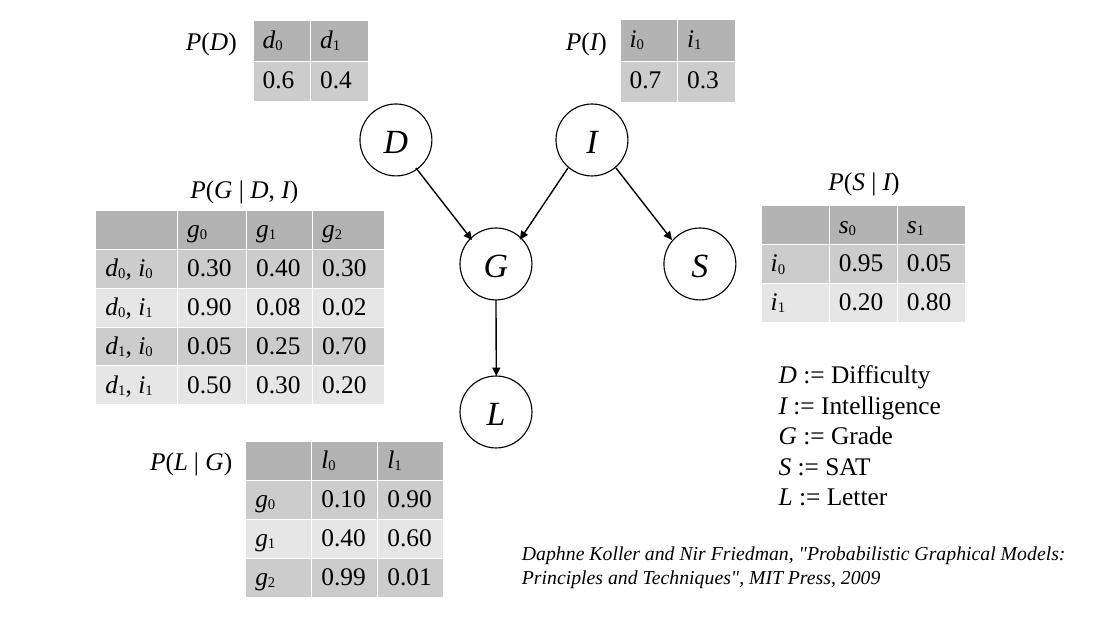
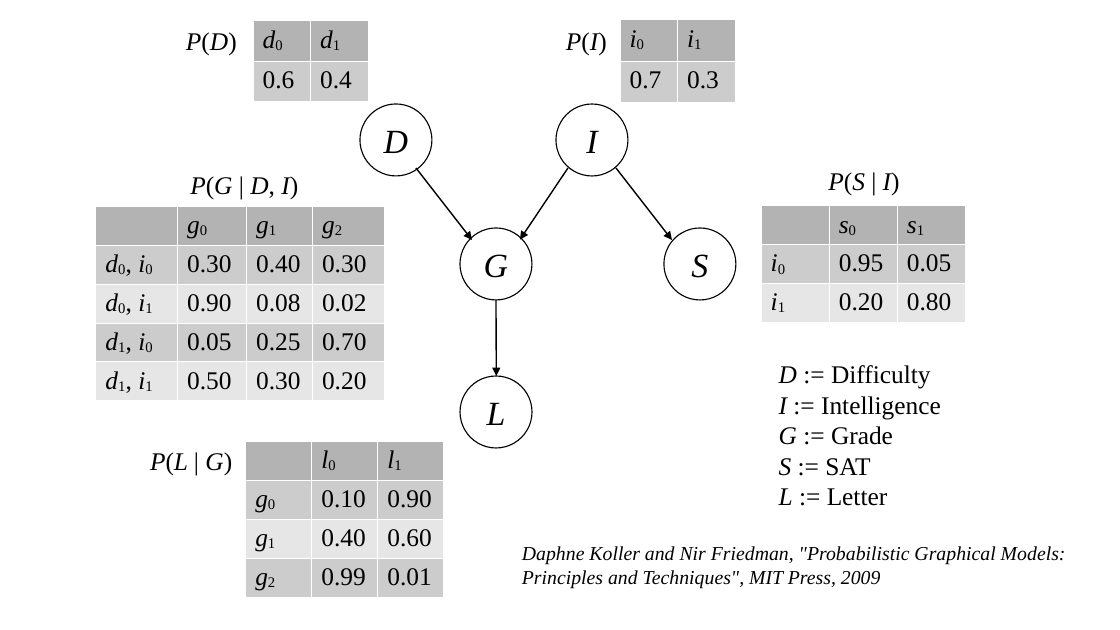
Before and after one commit to ax-va/Project-BayesianPy, a slide deck: slide 2 of models/factor_graphs/student.odp. Drawn at 1120x630 pixels with LibreOffice and Linux fonts; fonts in the diff are those of the drawing. Boxes give left, top, right and bottom in pixels: in the first picture for what was removed or moved away, otherwise in the second. Text is boxed around its words. In the diff, an @@ line names an element or a change of style, - is before the commit and + after.

```diff
--- a/models/factor_graphs/student.odp
+++ b/models/factor_graphs/student.odp
@@ text "P(G | D, I)": place and size @@
-text "P(G | D, I)" at <box>190,180,298,203</box>
+text "P(G | D, I)" at <box>190,176,298,199</box>
@@ table: place and size @@
-table at <box>96,210,384,405</box>
+table at <box>96,206,384,400</box>
```
Also in this commit, not shown: 7 other files.
